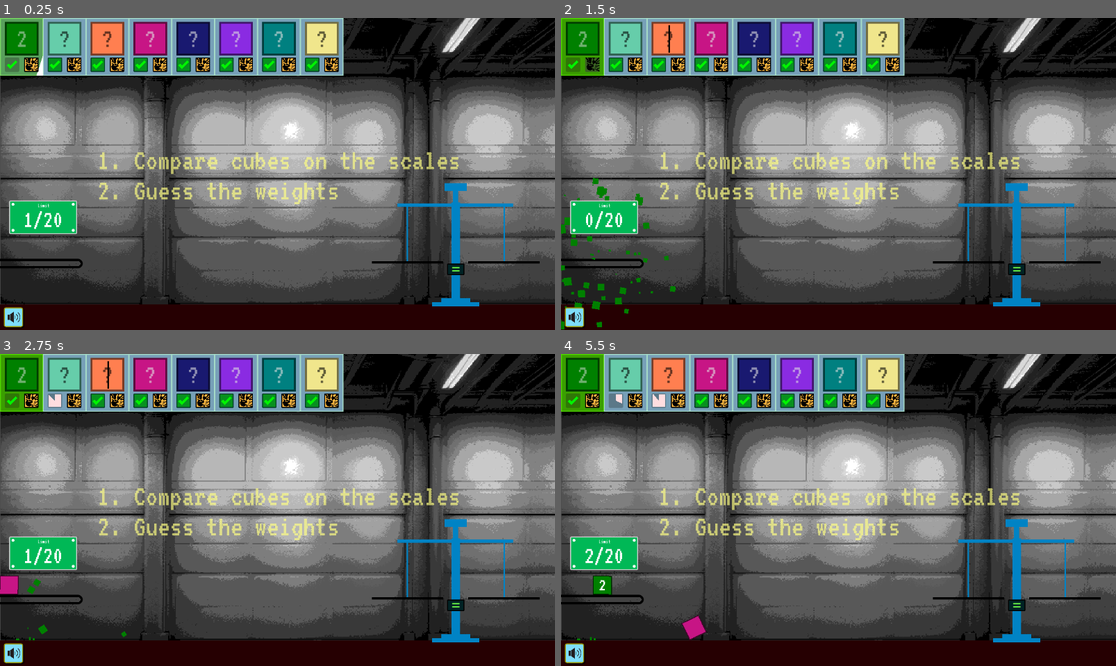
Above: before the commit, frames 1-4 (two rows, left to right).
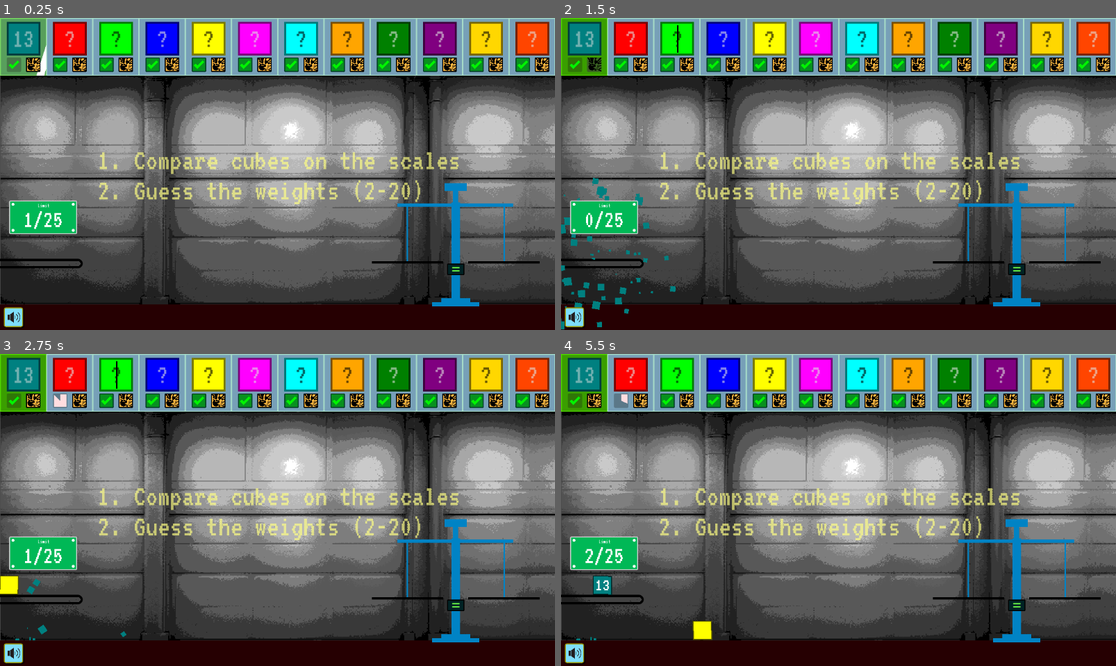
Above: after the commit, the same moments.

Repository: bjornarprytz/scale
Game: Godot game, scene res://main.tscn
Two runs of this game, one before a commit and one after it. Both use one fixed random seed, a clock stepped at 60 frames per second and the inputs below.
Inputs (mouse positions are in pixels of both pictures, inside the frame that each line leads up to):
- Up to frame 1 (0.25 s): no input
- Up to frame 2 (1.5 s): click (627, 39) at 0.52 s; type "Alex" at 0.6 s; click (666, 39) at 0.75 s; type "Alex" at 0.83 s; click (594, 64) at 1.27 s
- Up to frame 3 (2.75 s): click (55, 400) at 2.02 s
- Up to frame 4 (5.5 s): click (577, 653) at 2.75 s; click (594, 400) at 3.52 s; click (660, 400) at 4.27 s; click (577, 653) at 5 s

The runs differ from the first frame. In frame 1, 16% of the frame differs, in the area x 0-100%, y 0-68%; in frame 2, 17%, in the area x 0-100%, y 0-100%; in frame 3, 16%; in frame 4, 17%.

Commit message:
QoL adjustments

Diff:
--- a/src/autoload/autoload.gd
+++ b/src/autoload/autoload.gd
@@ -1,5 +1,9 @@
 extends Node2D
 class_name Global
+
+const NUM_ELEMENTS = 10
+const MAX_WEIGHT = 20
+const MIN_WEIGHT = 2
 
 signal purge(kind: ElementCube.Kind)
 signal correct_guess(kind: ElementCube.Kind)
@@ -10,16 +14,7 @@
 var wrong_answers := 0
 var exploded_cubes := 0
 
-var possible_colors = [
-	Color.MEDIUM_AQUAMARINE,
-	Color.CORAL,
-	Color.WEB_GREEN,
-	Color.MEDIUM_VIOLET_RED,
-	Color.MIDNIGHT_BLUE,
-	Color.BLUE_VIOLET,
-	Color.TEAL,
-	Color.KHAKI
-]
+var possible_colors = _generate_contrast_palette()
 
 func reset():
 	kinds = []
@@ -30,17 +25,17 @@
 	var chosen_weights = []
 
 	for c in possible_colors:
-		var w = randi_range(1, 12)
+		var w = randi_range(MIN_WEIGHT, MAX_WEIGHT)
 		while (chosen_weights.find(w) != -1):
-			w = randi_range(1, 12)
+			w = randi_range(MIN_WEIGHT, MAX_WEIGHT)
 
 		chosen_weights.push_back(w)
 
 		var kind = ElementCube.Kind.new()
 		kind.color = c
 		kind.weight = w
-		kind.stability = randi_range(15, 30)
-		kind.bounce = randf_range(0.0, 0.5)
+		kind.stability = randi_range(12, 25)
+		kind.bounce = randf_range(0.0, 0.4)
 
 		kinds.push_back(kind)
 
@@ -75,3 +70,20 @@
 		contrast_color = Color(1, 1, 1, alpha)
 
 	return contrast_color
+
+
+static func _generate_contrast_palette() -> Array[Color]:
+	return [
+		Color.from_string("FF0000", Color.DEEP_PINK),
+		Color.from_string("00FF00", Color.DEEP_PINK),
+		Color.from_string("0000FF", Color.DEEP_PINK),
+		Color.from_string("FFFF00", Color.DEEP_PINK),
+		Color.from_string("FF00FF", Color.DEEP_PINK),
+		Color.from_string("00FFFF", Color.DEEP_PINK),
+		Color.from_string("FFA500", Color.DEEP_PINK),
+		Color.from_string("008000", Color.DEEP_PINK),
+		Color.from_string("800080", Color.DEEP_PINK),
+		Color.from_string("FFD700", Color.DEEP_PINK),
+		Color.from_string("008080", Color.DEEP_PINK),
+		Color.from_string("FF4500", Color.DEEP_PINK)
+	]
--- a/src/main.gd
+++ b/src/main.gd
@@ -1,14 +1,14 @@
 extends Node2D
 
 const MAX_SCORE := 69000
-const MAX_CUBES := 20
+const MAX_CUBES := 25
 var SPAWN_TIME := 2.0
 
 @onready var cube_spawner = preload("res://things/cube.tscn")
 @onready var answer_spawner = preload("res://things/answer.tscn")
 
 @onready var spawn_point : Node2D = $SpawnPoint
-@onready var info : GridContainer = $UIBack/Control/AnswerGrid
+@onready var info : HBoxContainer = $UIBack/Control/AnswerGrid
 
 var won : bool
 var t := 0.0
@@ -19,6 +19,8 @@
 	Autoload.reset()
 	Autoload.purge.connect(_purge)
 	Autoload.game_over.connect(_game_over)
+
+	$UIBack/Instructions.append_text(" (" + str(Autoload.MIN_WEIGHT) + "-" + str(Autoload.MAX_WEIGHT) +")")
 
 	var known_info = Autoload.kinds.pick_random()
 
--- a/src/main.tscn
+++ b/src/main.tscn
@@ -96,15 +96,12 @@
 offset_right = 1153.0
 offset_bottom = 186.0
 
-[node name="AnswerGrid" type="GridContainer" parent="UIBack/Control"]
+[node name="AnswerGrid" type="HBoxContainer" parent="UIBack/Control"]
 layout_mode = 1
-anchors_preset = 15
+anchors_preset = 10
 anchor_right = 1.0
-anchor_bottom = 1.0
 grow_horizontal = 2
-grow_vertical = 2
-theme_override_constants/h_separation = -1
-columns = 8
+theme_override_constants/separation = -1
 
 [node name="WinText" type="RichTextLabel" parent="UIBack"]
 visible = false
@@ -288,7 +285,9 @@
 
 From Pixabay:
 - Icons by Josy Dom Alexis
-- Sound Effects from Pixabay
+- Icons by Jan
+- Icons by OpenClipart-Vectors
+- Sound Effects from Pixabay themselves
 - Sound Effect by Charlie Raven"
 
 [node name="Scale" parent="." instance=ExtResource("2_2c80t")]
--- a/src/things/answer.tscn
+++ b/src/things/answer.tscn
@@ -59,6 +59,7 @@
 custom_minimum_size = Vector2(90, 120)
 offset_right = 90.0
 offset_bottom = 120.0
+size_flags_horizontal = 3
 theme_override_styles/panel = SubResource("StyleBoxFlat_bey85")
 script = ExtResource("1_rjccp")
 
Not shown, changed: readme.md
